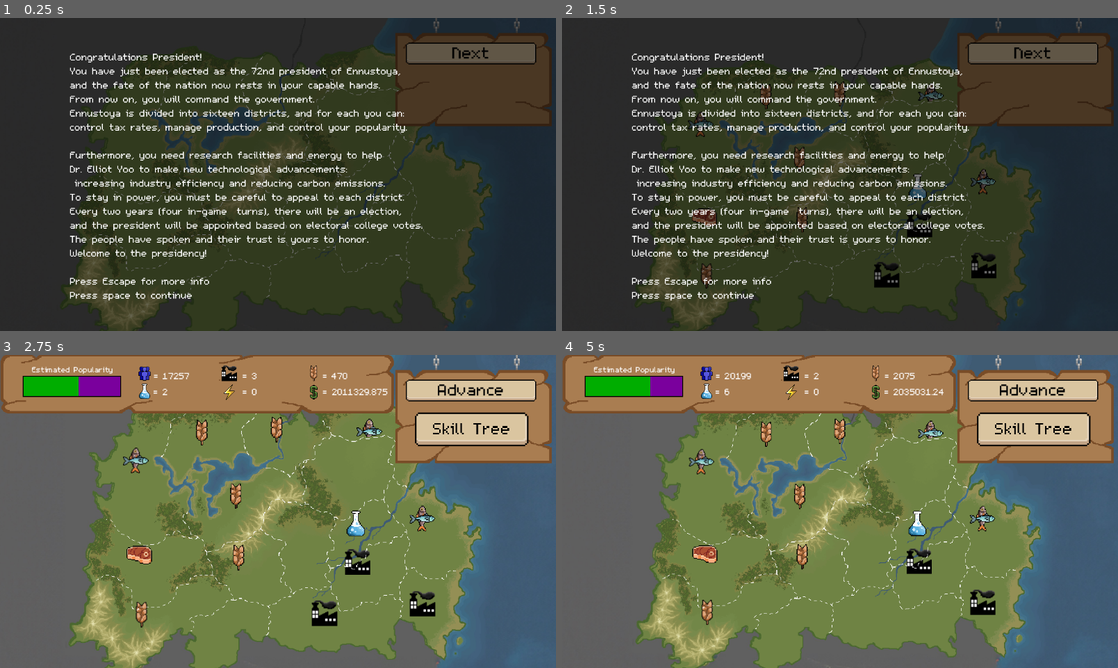
Above: before the commit, frames 1-4 (two rows, left to right).
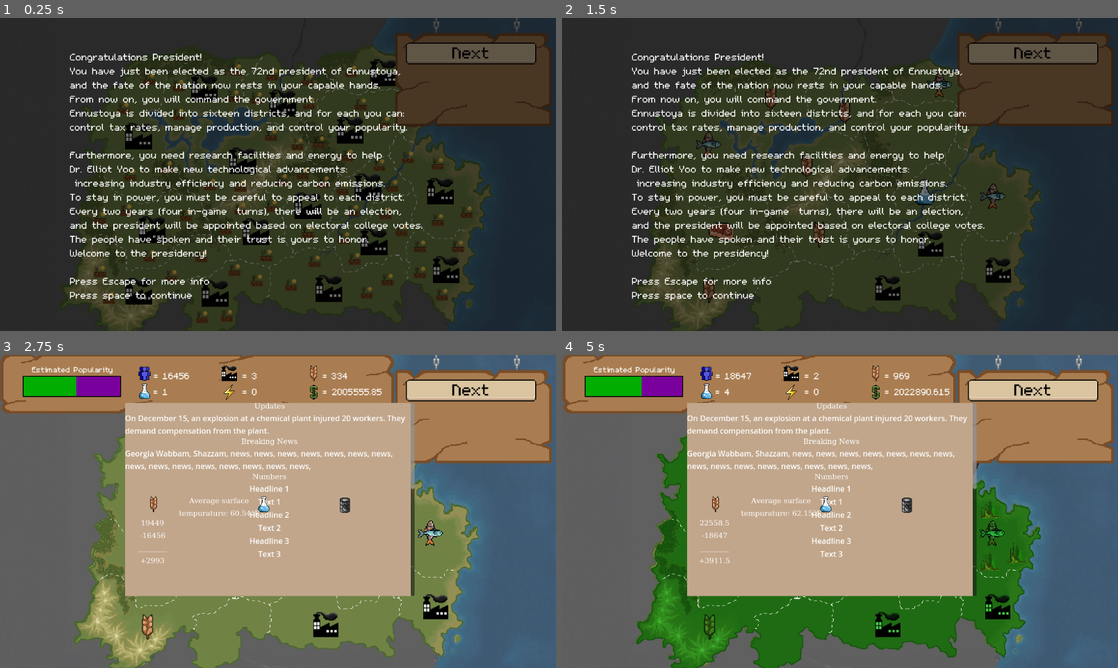
Above: after the commit, the same moments.

Repository: mccoogp/WeatherInc
Game: Godot game, scene res://world.tscn
The game is run twice, just before and just after one commit, with the same random seed, the same clock (stepped at 60 frames per second) and the same inputs. The engine's default icon, where the game draws it, is replaced by a stand-in: a white triangle on a blue panel in a dark square.
Inputs (mouse positions are in pixels of both pictures, inside the frame that each line leads up to):
- Up to frame 1 (0.25 s): no input
- Up to frame 2 (1.5 s): click "Next" at 0.5 s; click "Next" at 1.25 s
- Up to frame 3 (2.75 s): tap Enter at 2 s; move the mouse to (400, 495) at 2.02 s; hold Right from 2.03 s (still down); hold Space from 2.03 s (still down); click (400, 495) at 2.17 s
- Up to frame 4 (5 s): move the mouse to (728, 527) at 2.77 s; release Right at 2.78 s; release Space at 2.78 s; hold Down 2.78-3.53 s; tap X at 2.85 s; tap Space at 3.02, 3.05, 3.32, 3.8, 4.52, 4.55, 4.82 s; move the mouse to (895, 442) at 3.52 s; hold Right 3.53-4.28 s; hold Enter 3.53-4.28 s; move the mouse to (812, 574) at 4.27 s; hold Up from 4.28 s (still down); tap Backspace at 4.35 s; click (812, 574) at 4.42 s

The runs differ from the first frame. In frame 1, 6.0% of the frame differs, in the area x 16-85%, y 13-98%; in frame 2, 3.2%; in frame 3, 40%; in frame 4, 51%, in the area x 13-96%, y 5-100%.

Commit message:
Made district industries and disasters look better

Diff:
--- a/district.gd
+++ b/district.gd
@@ -19,9 +19,20 @@
 @export var image: Texture
 @export var disaster = []
 var count = 0
+@export var offset1 = Vector2(.3,.3)
+@export var offset2 = Vector2(0.3, 0.3)
+@export var offset3 = Vector2(0.3, 0.3)
+@export var offset4 = Vector2(0.3, 0.3)
+@export var offset5 = Vector2(0.3, 0.3)
 
 func _ready() -> void:
 	$Main.texture = image
+	$ProductionImage.position = offset1
+	$Disaster.position = offset2
+	$Disaster2.position = offset3
+	$Disaster3.position = offset4
+	$Disaster4.position = offset5
+
 
 func _input(event):
 	$ProductionImage.texture = null
@@ -52,3 +63,6 @@
 				$Disaster.texture = load("res://4caster Art/disasters/snow.png")
 			else:
 				count = 0
+	$Disaster2.texture = $Disaster.texture
+	$Disaster3.texture = $Disaster.texture
+	$Disaster4.texture = $Disaster.texture
--- a/district.tscn
+++ b/district.tscn
@@ -1,7 +1,10 @@
-[gd_scene load_steps=3 format=3 uid="uid://cacfd62pudml6"]
+[gd_scene load_steps=6 format=3 uid="uid://cacfd62pudml6"]
 
 [ext_resource type="Script" path="res://district.gd" id="1_gpufd"]
+[ext_resource type="Texture2D" uid="uid://dlgystj22v1a6" path="res://4caster Art/new map/district16.png" id="2_75sb1"]
 [ext_resource type="Script" path="res://districtsprite.gd" id="3_mvpsf"]
+[ext_resource type="Texture2D" uid="uid://bcc6af5iy0tfm" path="res://4caster Art/industries/factory.png" id="4_2ef7k"]
+[ext_resource type="Texture2D" uid="uid://d0og4n3myo5uy" path="res://4caster Art/disasters/drought.png" id="5_niicu"]
 
 [node name="District" type="Node2D"]
 position = Vector2(0, 1)
@@ -11,13 +14,31 @@
 [node name="Main" type="Sprite2D" parent="." node_paths=PackedStringArray("district")]
 position = Vector2(0.71, 0.71)
 scale = Vector2(0.0107812, 0.0107812)
+texture = ExtResource("2_75sb1")
 script = ExtResource("3_mvpsf")
 district = NodePath("..")
 
 [node name="ProductionImage" type="Sprite2D" parent="."]
-position = Vector2(0.300001, 0.309999)
+position = Vector2(0.9, 0.51)
 scale = Vector2(0.032, 0.032)
+texture = ExtResource("4_2ef7k")
 
 [node name="Disaster" type="Sprite2D" parent="."]
-position = Vector2(0.5, 0.5)
-scale = Vector2(0.03, 0.03)
+position = Vector2(-0.09, -0.37)
+scale = Vector2(0.015, 0.015)
+texture = ExtResource("5_niicu")
+
+[node name="Disaster2" type="Sprite2D" parent="."]
+position = Vector2(1.35, -0.41)
+scale = Vector2(0.015, 0.015)
+texture = ExtResource("5_niicu")
+
+[node name="Disaster3" type="Sprite2D" parent="."]
+position = Vector2(-0.0800002, 0.57)
+scale = Vector2(0.015, 0.015)
+texture = ExtResource("5_niicu")
+
+[node name="Disaster4" type="Sprite2D" parent="."]
+position = Vector2(0.75, 1.45)
+scale = Vector2(0.015, 0.015)
+texture = ExtResource("5_niicu")
--- a/pause.tscn
+++ b/pause.tscn
@@ -62,6 +62,7 @@
 color = Color(1, 1, 1, 0.313726)
 
 [node name="ColorRect" type="ColorRect" parent="ColorRect"]
+layout_mode = 0
 offset_left = -715.0
 offset_right = -310.0
 offset_bottom = 230.0
--- a/world.gd
+++ b/world.gd
@@ -200,10 +200,11 @@
 				$Pause/CanvasLayer2.visible = false
 				frame = 2
 
-
-	if Input.is_key_pressed(KEY_SPACE) and frame == 0:
-
-		spaceclicked = true
+	if event is InputEventKey and event.pressed:
+		if Input.is_key_pressed(KEY_SPACE) and frame == 0:
+			await get_tree().create_timer(0.1).timeout
+			spaceclicked = true
+
 
 	if frame == 0:
 		if phase == 2:
--- a/world.tscn
+++ b/world.tscn
@@ -130,6 +130,11 @@
 center = Vector2(60, 150)
 zoom = 1.75
 image = ExtResource("4_beqg1")
+offset1 = Vector2(0.62, 1.12)
+offset2 = Vector2(1.03, -1.07)
+offset3 = Vector2(0.04, 0.05)
+offset4 = Vector2(1.7, 2.3)
+offset5 = Vector2(0.3, 2.6)
 
 [node name="District2" parent="." instance=ExtResource("2_41llr")]
 texture_filter = 1
@@ -141,6 +146,11 @@
 center = Vector2(200, 50)
 zoom = 3.0
 image = ExtResource("5_ec8ym")
+offset1 = Vector2(0.5, 0.4)
+offset2 = Vector2(1.7, -0.3)
+offset3 = Vector2(1.6, 0.7)
+offset4 = Vector2(-0.5, 0.3)
+offset5 = Vector2(-0.5, 1.4)
 
 [node name="District3" parent="." instance=ExtResource("2_41llr")]
 texture_filter = 1
@@ -151,6 +161,11 @@
 center = Vector2(410, 50)
 zoom = 3.5
 image = ExtResource("6_fi25x")
+offset1 = Vector2(0.5, 1.1)
+offset2 = Vector2(1.45, 0.2)
+offset3 = Vector2(1.5, 1.1)
+offset4 = Vector2(0.1, 0)
+offset5 = Vector2(-0.5, 0.9)
 
 [node name="District4" parent="." instance=ExtResource("2_41llr")]
 texture_filter = 1
@@ -162,6 +177,11 @@
 center = Vector2(620, 20)
 zoom = 2.5
 image = ExtResource("7_yp4oj")
+offset1 = Vector2(0.65, -0.15)
+offset2 = Vector2(1.69, 0)
+offset3 = Vector2(2, 1)
+offset4 = Vector2(1.7, 1.7)
+offset5 = Vector2(-0.6, -0.2)
 
 [node name="District5" parent="." instance=ExtResource("2_41llr")]
 texture_filter = 1
@@ -173,6 +193,11 @@
 center = Vector2(280, 220)
 zoom = 2.5
 image = ExtResource("8_83dif")
+offset1 = Vector2(0.6, 0.65)
+offset2 = Vector2(2.7, 0)
+offset3 = Vector2(1.7, -0.35)
+offset4 = Vector2(0.5, 1.6)
+offset5 = Vector2(-0.65, 1.55)
 
 [node name="District6" parent="." instance=ExtResource("2_41llr")]
 texture_filter = 1
@@ -182,6 +207,11 @@
 center = Vector2(540, 125)
 zoom = 2.5
 image = ExtResource("9_vg7tp")
+offset1 = Vector2(0.6, 0.65)
+offset2 = Vector2(1.9, 0.34)
+offset3 = Vector2(1, -0.35)
+offset4 = Vector2(0.5, 1.6)
+offset5 = Vector2(-0.6, 1.1)
 
 [node name="District7" parent="." instance=ExtResource("2_41llr")]
 texture_filter = 1
@@ -192,6 +222,11 @@
 center = Vector2(30, 370)
 zoom = 2.5
 image = ExtResource("10_t472r")
+offset1 = Vector2(1, 0.9)
+offset2 = Vector2(2.3, 0.35)
+offset3 = Vector2(0, 0.15)
+offset4 = Vector2(0.9, 1.9)
+offset5 = Vector2(-1, 0.45)
 
 [node name="District8" parent="." instance=ExtResource("2_41llr")]
 texture_filter = 1
@@ -202,6 +237,11 @@
 center = Vector2(310, 370)
 zoom = 2.7
 image = ExtResource("11_y2jl0")
+offset1 = Vector2(1, 0.9)
+offset2 = Vector2(1.6, -0.1)
+offset3 = Vector2(0.4, 0)
+offset4 = Vector2(1.4, 1.8)
+offset5 = Vector2(-0.15, 0.76)
 
 [node name="District9" parent="." instance=ExtResource("2_41llr")]
 texture_filter = 1
@@ -211,6 +251,11 @@
 center = Vector2(490, 340)
 zoom = 2.3
 image = ExtResource("12_ag4au")
+offset1 = Vector2(1, 0.7)
+offset2 = Vector2(1.6, -0.22)
+offset3 = Vector2(0.8, -0.55)
+offset4 = Vector2(1, 1.7)
+offset5 = Vector2(0, -0.3)
 
 [node name="District10" parent="." instance=ExtResource("2_41llr")]
 texture_filter = 1
@@ -221,6 +266,11 @@
 center = Vector2(629, 290)
 zoom = 3.2
 image = ExtResource("13_23l0j")
+offset1 = Vector2(0.57, 0.54)
+offset2 = Vector2(1.5, 0.5)
+offset3 = Vector2(1, -0.3)
+offset4 = Vector2(0, 1.45)
+offset5 = Vector2(-0.4, 0.6)
 
 [node name="District11" parent="." instance=ExtResource("2_41llr")]
 texture_filter = 1
@@ -231,6 +281,11 @@
 center = Vector2(820, 300)
 zoom = 2.5
 image = ExtResource("14_5hcpw")
+offset1 = Vector2(0.7, 0.9)
+offset2 = Vector2(1.7, 1.7)
+offset3 = Vector2(0.6, -0.15)
+offset4 = Vector2(0.6, 2)
+offset5 = Vector2(-0.55, -0.4)
 
 [node name="District12" parent="." instance=ExtResource("2_41llr")]
 position = Vector2(35.7143, 505.952)
@@ -239,6 +294,11 @@
 center = Vector2(30, 470)
 zoom = 1.8
 image = ExtResource("15_h5cav")
+offset1 = Vector2(0.4, 0.9)
+offset2 = Vector2(2.8, -0.45)
+offset3 = Vector2(1.65, 0.3)
+offset4 = Vector2(-0.75, 1.15)
+offset5 = Vector2(-1.1, 0.14)
 
 [node name="District13" parent="." instance=ExtResource("2_41llr")]
 position = Vector2(245.238, 538.095)
@@ -246,6 +306,11 @@
 center = Vector2(300, 550)
 zoom = 2.5
 image = ExtResource("16_nqpus")
+offset1 = Vector2(0.2, 0.5)
+offset2 = Vector2(0.95, -0.4)
+offset3 = Vector2(1.8, 0)
+offset4 = Vector2(0.65, 1.35)
+offset5 = Vector2(-0.3, 1.4)
 
 [node name="District14" parent="." instance=ExtResource("2_41llr")]
 position = Vector2(527.381, 502.381)
@@ -254,6 +319,11 @@
 center = Vector2(530, 510)
 zoom = 2.5
 image = ExtResource("17_b736m")
+offset1 = Vector2(0.35, 0.85)
+offset2 = Vector2(-0.2, -0.2)
+offset3 = Vector2(-1.1, 0.7)
+offset4 = Vector2(2.6, 0.5)
+offset5 = Vector2(1.8, 1)
 
 [node name="District15" parent="." instance=ExtResource("2_41llr")]
 position = Vector2(616.667, 365.476)
@@ -262,6 +332,11 @@
 center = Vector2(675, 385)
 zoom = 2.7
 image = ExtResource("18_6jcjn")
+offset1 = Vector2(0.75, 1.1)
+offset2 = Vector2(0, 1.75)
+offset3 = Vector2(-0.4, 0.95)
+offset4 = Vector2(1.2, 0)
+offset5 = Vector2(1.8, 0.65)
 
 [node name="District16" parent="." instance=ExtResource("2_41llr")]
 position = Vector2(791.667, 477.381)
@@ -271,6 +346,11 @@
 center = Vector2(840, 495)
 zoom = 2.5
 image = ExtResource("19_05ytu")
+offset1 = Vector2(0.9, 0.5)
+offset2 = Vector2(-0.1, -0.4)
+offset3 = Vector2(1.35, -0.4)
+offset4 = Vector2(-0.1, 0.6)
+offset5 = Vector2(0.75, 1.45)
 
 [node name="Background2" type="Sprite2D" parent="."]
 texture_filter = 1
@@ -730,7 +810,6 @@
 scale = Vector2(3.42857, 3.42857)
 
 [node name="ColorRect" parent="Pause/ColorRect" index="0"]
-layout_mode = 0
 offset_left = 0.0
 offset_right = 405.0
 
@@ -740,40 +819,8 @@
 [node name="CanvasLayer2" parent="Pause" index="11"]
 visible = false
 
-[node name="Objective2" parent="Pause/CanvasLayer2/Node2D/Objective" index="0"]
-layout_mode = 0
-offset_left = 0.0
-offset_top = 0.0
+[node name="Objective2" parent="Pause/CanvasLayer2/Node2D/Objective4" index="0"]
 offset_right = 400.0
-offset_bottom = 172.0
-
-[node name="Objective2" parent="Pause/CanvasLayer2/Node2D/Objective2" index="0"]
-layout_mode = 0
-offset_left = 0.0
-offset_top = 0.0
-offset_right = 400.0
-offset_bottom = 172.0
-
-[node name="Objective2" parent="Pause/CanvasLayer2/Node2D/Objective3" index="0"]
-layout_mode = 0
-offset_left = 0.0
-offset_top = 0.0
-offset_right = 400.0
-offset_bottom = 341.0
-
-[node name="Objective2" parent="Pause/CanvasLayer2/Node2D/Objective4" index="0"]
-layout_mode = 0
-offset_left = 0.0
-offset_top = 0.0
-offset_right = 400.0
-offset_bottom = 341.0
-
-[node name="Objective2" parent="Pause/CanvasLayer2/Node2D/Objective5" index="0"]
-layout_mode = 0
-offset_left = 0.0
-offset_top = 0.0
-offset_right = 400.0
-offset_bottom = 341.0
 
 [node name="AudioStreamPlayer" type="AudioStreamPlayer" parent="."]
 stream = ExtResource("44_33rck")
Not shown, changed: .DS_Store
